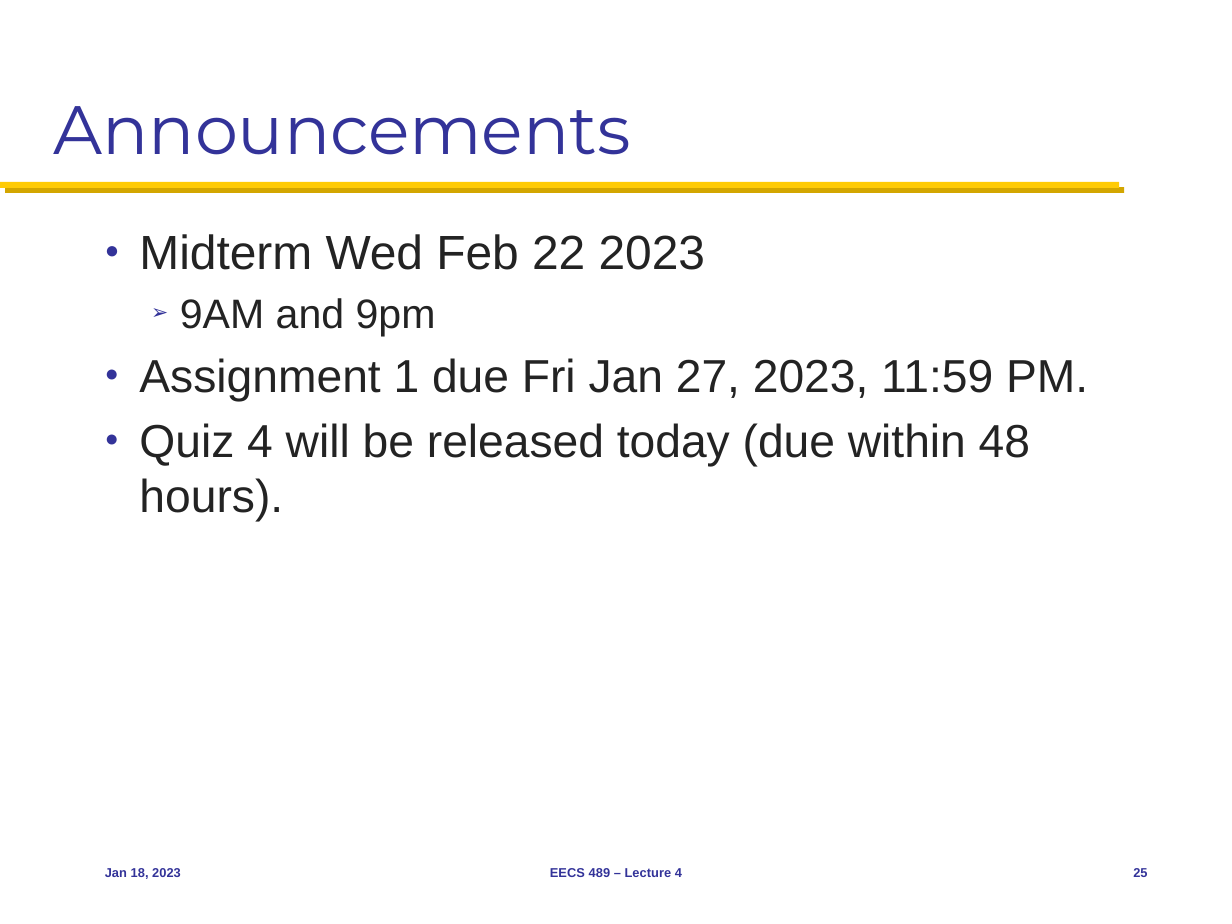
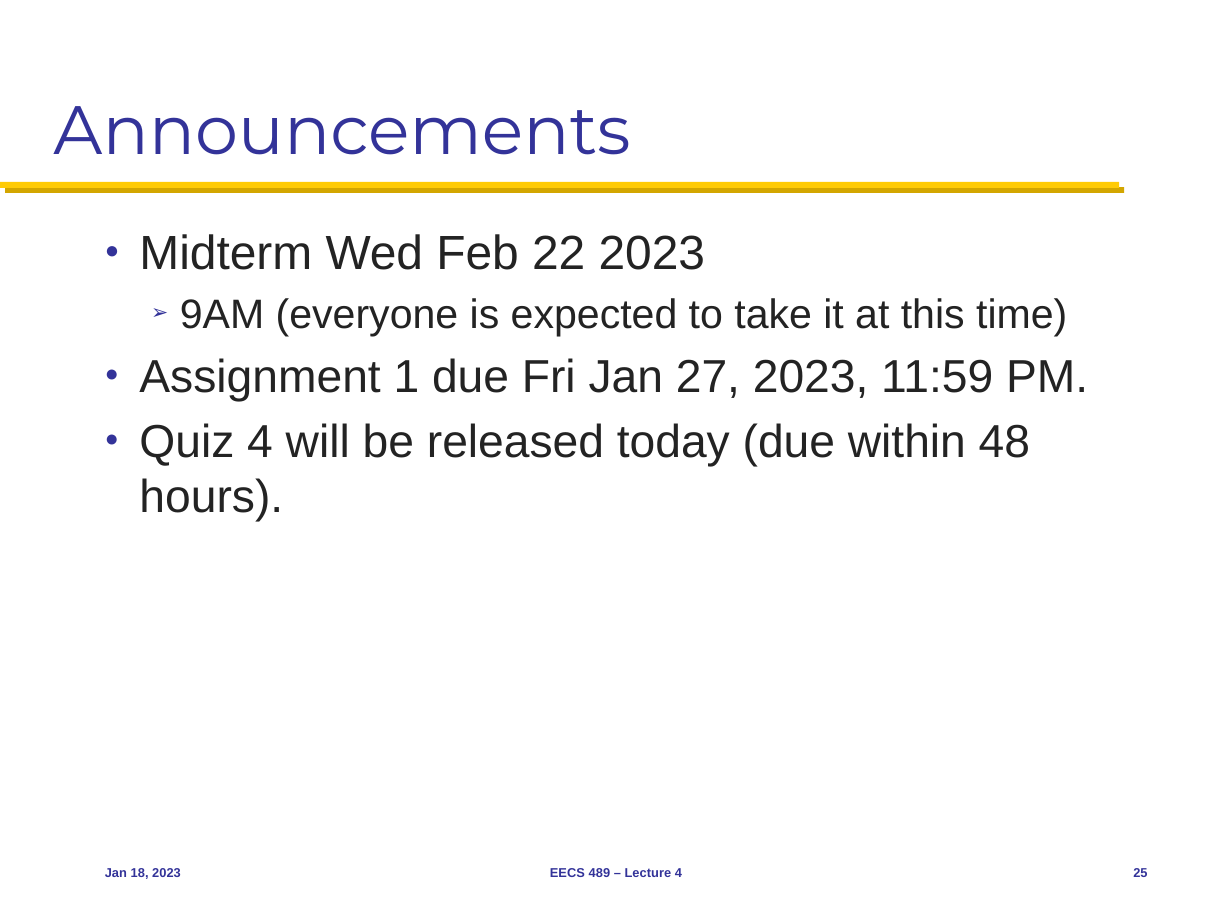
Before and after one commit to morleydragon/eecs489, a slide deck: slide 25 of Slides/011823.pptx. Drawn at 1232x924 pixels with LibreOffice and Linux fonts; fonts in the diff are those of the drawing. Boxes give left, top, right and bottom in pixels: in the first picture for what was removed or moved away, otherwise in the second. Text is boxed around its words. In the diff, an @@ line names an element or a change of style, - is before the commit and + after.

```diff
--- a/Slides/011823.pptx
+++ b/Slides/011823.pptx
@@ text at bbox=[180, 298, 1067, 336]: text changed @@
-  ➢ 9AM and 9pm
+  ➢ 9AM (everyone is expected to take it at this time)
```
